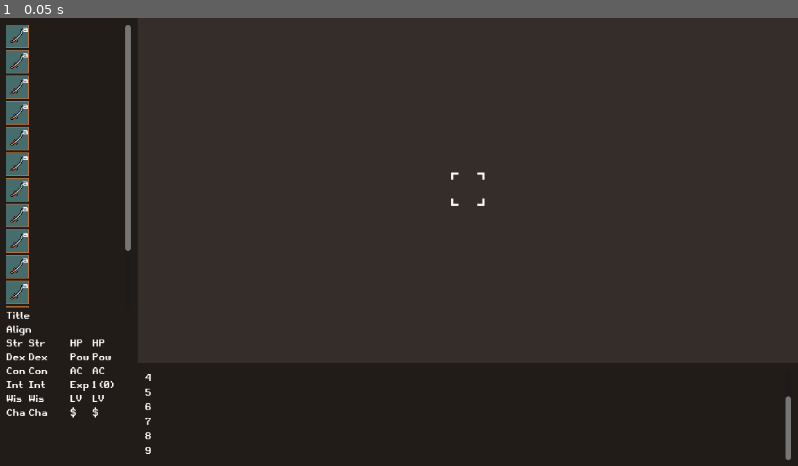
Above: before the commit, frame 1.
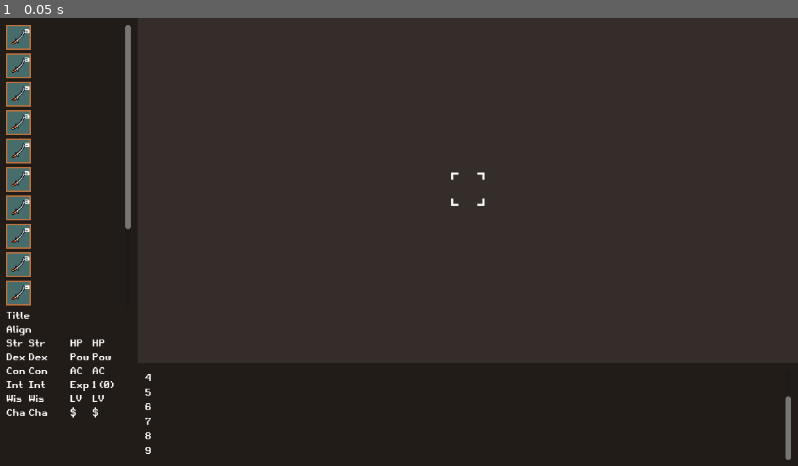
Above: after the commit, the same moment.

Repository: sakkaku-dev/nethack-web
Game: Godot game, scene res://src/game.tscn
The game is run twice, just before and just after one commit, with the same random seed, the same clock (stepped at 60 frames per second) and the same inputs.
Inputs:
- Up to frame 1 (0.05 s): no input

The runs differ from the first frame. In frame 1, 1.2% of the frame differs, in the area x 0-17%, y 1-65%.
Error in both runs: Invalid assignment of property or key 'openMenu' with value of type 'null instance' on a base object of type 'null instance'. (res://src/link.gd:18)

Commit message:
fixes for menu accel, dialog scroll, inventory active

Diff:
--- a/NetHack-UI/src/game.gd
+++ b/NetHack-UI/src/game.gd
@@ -27,7 +27,7 @@
 func _unhandled_input(event: InputEvent):
 	if event is InputEventKey and event.is_pressed():
 		var code = event.keycode
-		if code >= KEY_SPACE and code <= KEY_ASCIITILDE or code == KEY_ENTER: # only allow ASCII code
+		if code >= KEY_SPACE and code <= KEY_ASCIITILDE or code == KEY_ENTER or code == KEY_ESCAPE: # only allow ASCII code
 			var is_ctrl = Input.is_key_pressed(KEY_CTRL)
 			var window = JavaScriptBridge.get_interface("window")
 			var unicode = event.unicode
--- a/NetHack-UI/src/ui/Inventory.gd
+++ b/NetHack-UI/src/ui/Inventory.gd
@@ -33,6 +33,6 @@
 func _create_new_grid() -> GridContainer:
 	var grid = GridContainer.new()
 	grid.columns = 4
-	grid.add_theme_constant_override("h_separation", 15)
+	grid.add_theme_constant_override("h_separation", 10)
 	grid.add_theme_constant_override("v_separation", 5)
 	return grid
--- a/NetHack-UI/src/ui/dialog.gd
+++ b/NetHack-UI/src/ui/dialog.gd
@@ -4,5 +4,3 @@
 
 func open(text: String):
 	text_node.text = text
-
-# TODO: scroll container
--- a/NetHack-UI/src/ui/dialog.tscn
+++ b/NetHack-UI/src/ui/dialog.tscn
@@ -11,20 +11,28 @@
 grow_vertical = 2
 theme = ExtResource("1_edpb7")
 script = ExtResource("2_dwj8u")
-text_node = NodePath("PanelContainer/MarginContainer/TextLabel")
+text_node = NodePath("PanelContainer/ScrollContainer/MarginContainer/CenterContainer/TextLabel")
 
 [node name="PanelContainer" type="PanelContainer" parent="."]
-custom_minimum_size = Vector2(500, 250)
+custom_minimum_size = Vector2(700, 500)
 layout_mode = 2
 
-[node name="MarginContainer" type="MarginContainer" parent="PanelContainer"]
+[node name="ScrollContainer" type="ScrollContainer" parent="PanelContainer"]
 layout_mode = 2
+
+[node name="MarginContainer" type="MarginContainer" parent="PanelContainer/ScrollContainer"]
+layout_mode = 2
+size_flags_horizontal = 3
+size_flags_vertical = 3
 theme_override_constants/margin_left = 20
 theme_override_constants/margin_top = 20
 theme_override_constants/margin_right = 20
 theme_override_constants/margin_bottom = 20
 
-[node name="TextLabel" type="RichTextLabel" parent="PanelContainer/MarginContainer"]
+[node name="CenterContainer" type="CenterContainer" parent="PanelContainer/ScrollContainer/MarginContainer"]
+layout_mode = 2
+
+[node name="TextLabel" type="RichTextLabel" parent="PanelContainer/ScrollContainer/MarginContainer/CenterContainer"]
 layout_mode = 2
 theme_override_constants/line_separation = 5
 text = "asd asdkjasldjsalkdjlasjdjasdlsa
--- a/NetHack-UI/src/ui/item.tscn
+++ b/NetHack-UI/src/ui/item.tscn
@@ -11,6 +11,10 @@
 
 [node name="Item" type="MarginContainer" node_paths=PackedStringArray("accel_label", "sprite", "active_border")]
 tooltip_text = "Test"
+theme_override_constants/margin_left = 2
+theme_override_constants/margin_top = 2
+theme_override_constants/margin_right = 2
+theme_override_constants/margin_bottom = 2
 script = ExtResource("1_50ecu")
 accel_label = NodePath("MarginContainer/accel")
 sprite = NodePath("Control2/TextureRect")
@@ -25,10 +29,10 @@
 
 [node name="MarginContainer" type="MarginContainer" parent="Control2"]
 layout_mode = 2
-theme_override_constants/margin_left = -1
-theme_override_constants/margin_top = -1
-theme_override_constants/margin_right = -1
-theme_override_constants/margin_bottom = -1
+theme_override_constants/margin_left = -2
+theme_override_constants/margin_top = -2
+theme_override_constants/margin_right = -2
+theme_override_constants/margin_bottom = -2
 
 [node name="ColorRect" type="ColorRect" parent="Control2/MarginContainer"]
 layout_mode = 2
--- a/NetHack-UI/src/ui/menu.gd
+++ b/NetHack-UI/src/ui/menu.gd
@@ -10,6 +10,13 @@
 var selected_ids = []
 var start_accel = 97 # a
 var previous_accel = start_accel
+var item_map = {}
+
+func _unhandled_input(ev: InputEvent):
+	if ev is InputEventKey:
+		if ev.unicode in item_map:
+			_on_pressed(item_map[ev.unicode])
+			get_viewport().set_input_as_handled()
 
 func open(prompt: String, items: Array, count: int) -> void:
 	select_count = count
@@ -35,20 +42,12 @@
 				previous_accel += 1
 
 			btn.text = "%s - %s" % [String.chr(accel), item.str]
+			item_map[accel] = item.identifier
+
 			btn.alignment = HORIZONTAL_ALIGNMENT_LEFT
 			btn.toggle_mode = true
 			btn.pressed.connect(func(): self._on_pressed(item.identifier))
-			btn.shortcut = _code_to_shortcut(accel)
 			items_container.add_child(btn)
-
-func _code_to_shortcut(unicode):
-	var shortcut = Shortcut.new()
-	var key = InputEventKey.new()
-	key.device = -1
-	key.unicode = unicode
-	key.pressed = true
-	shortcut.events = [key]
-	return shortcut
 
 func _on_pressed(id: int):
 	if select_count == 1:
Not shown: 1 places in NetHack-UI/src/ui/menu.tscn that only renumber resources
Not shown, changed: src/nethack-wrapper.ts
Not shown, changed: src/nethack.ts
